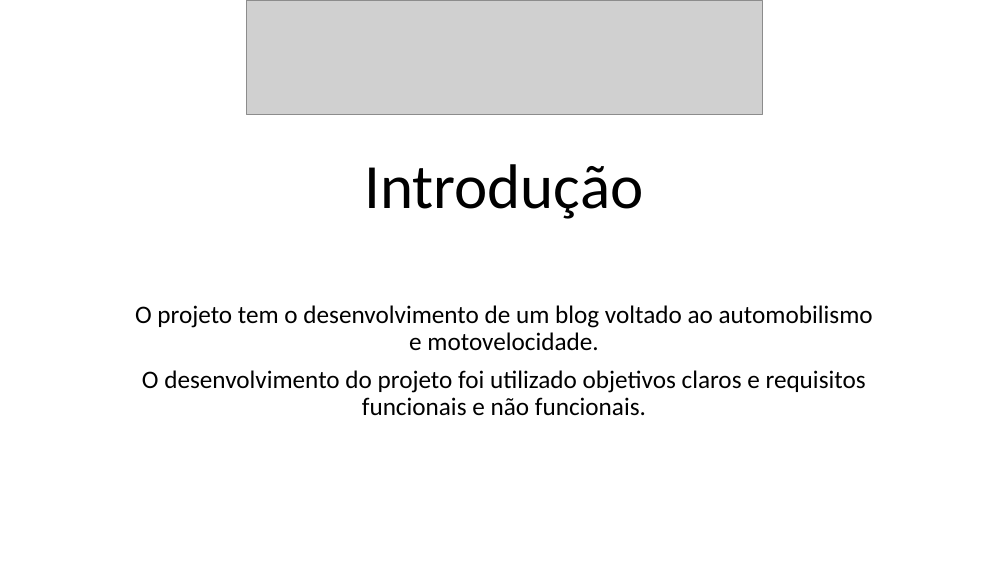
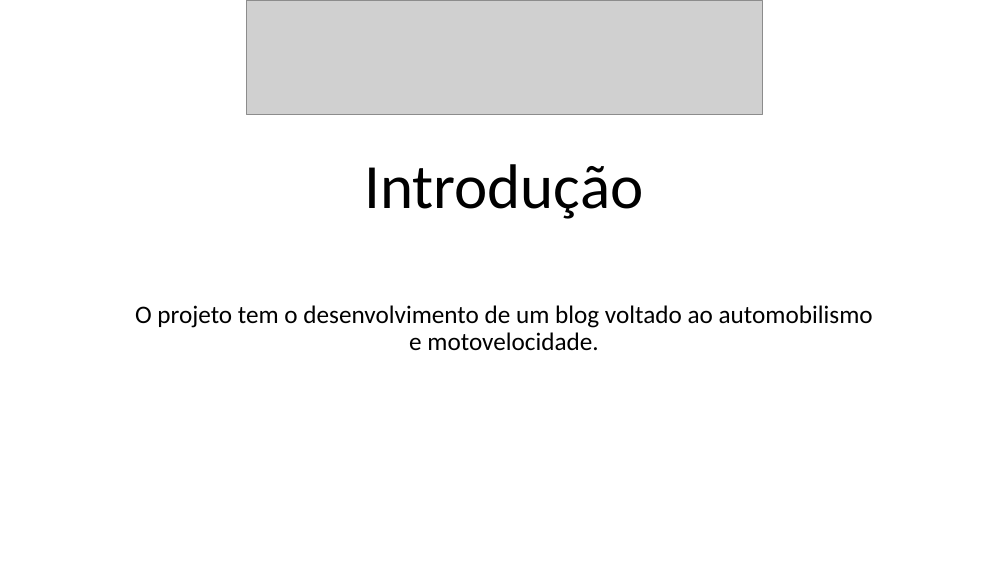
Before and after one commit to felipe-remus/Blog-Race, a slide deck: slide 2 of Documentação/Apresentação PI.pptx. Drawn at 1008x567 pixels with LibreOffice and Linux fonts; fonts in the diff are those of the drawing; grey boxes stand for pictures. Boxes give left, top, right and bottom in pixels: in the first picture for what was removed or moved away, otherwise in the second. Text is boxed around its words. In the diff, an @@ line names an element or a change of style, - is before the commit and + after.

```diff
--- a/Documentação/Apresentação PI.pptx
+++ b/Documentação/Apresentação PI.pptx
@@ subtitle at box(142, 370, 866, 416): paragraph removed @@
-O desenvolvimento do projeto foi utilizado objetivos claros e requisitos funcionais e não funcionais.
```
Also in this commit, not shown: 3 other slides changed, 1 slide added, 1 slide removed, 5 other files.
